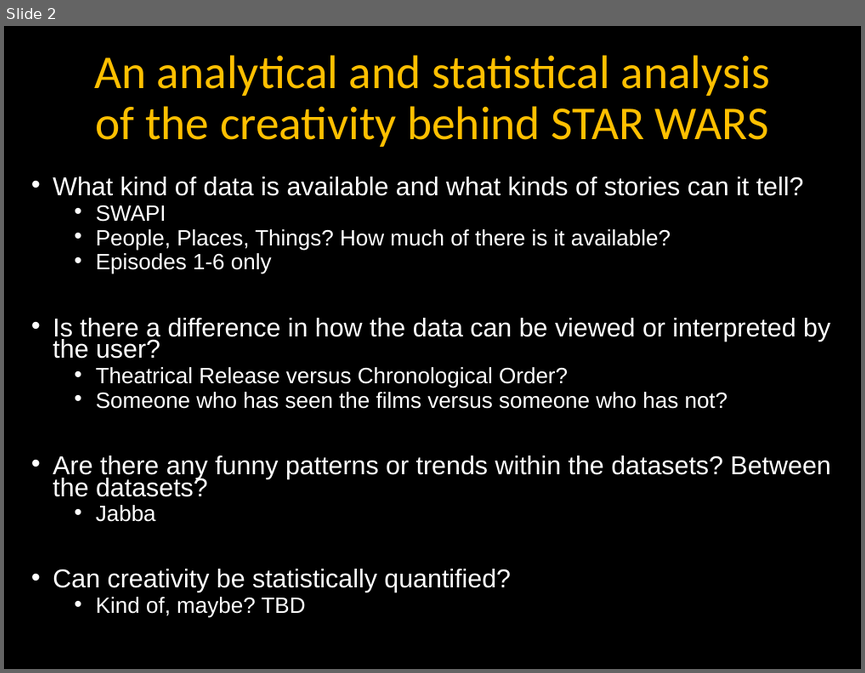
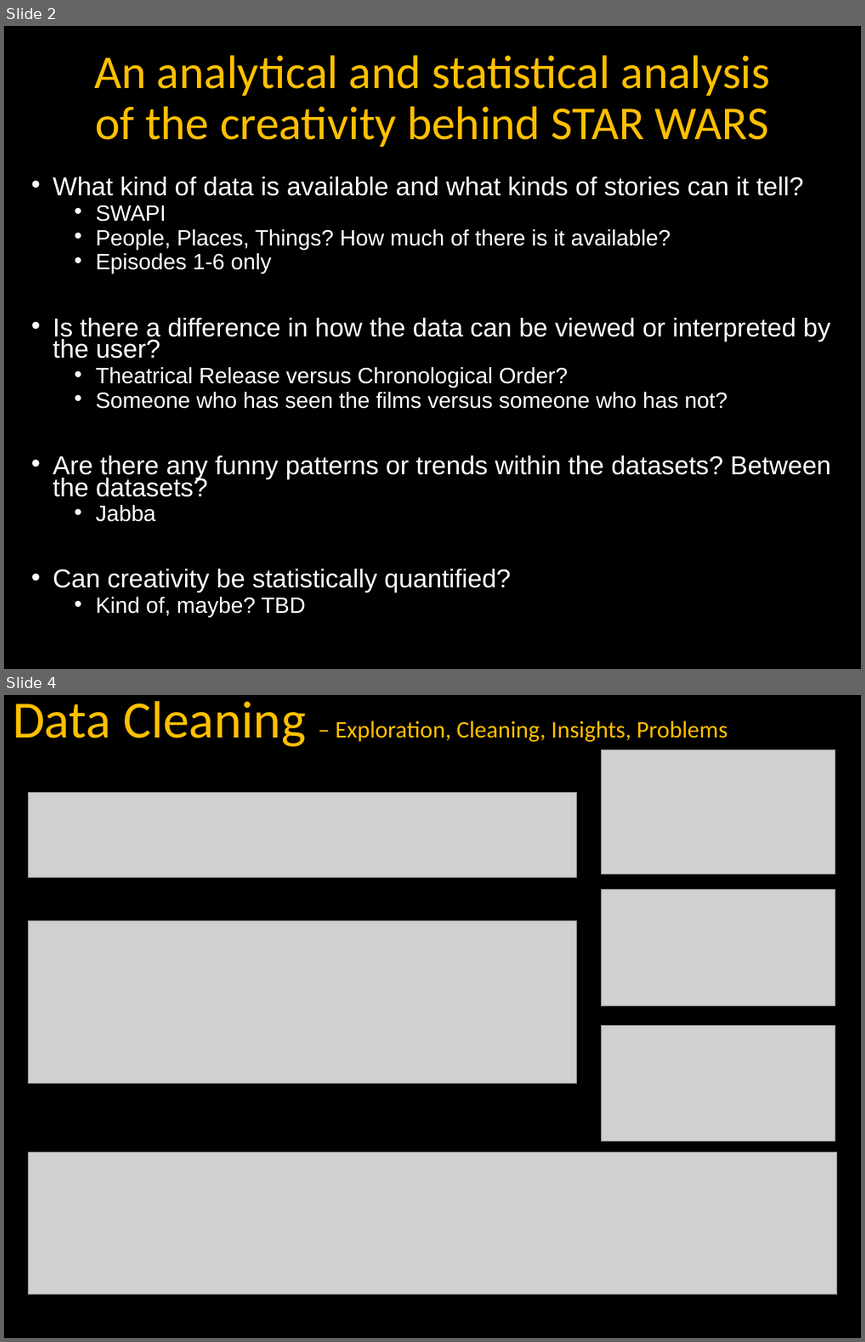
Before and after one commit to rkirsten88/Project1_RutgersBootCamp, a slide deck: STAR_WARS/Presentation.pptx. Shown one above the other, each under a label of ours: slide 2 before the commit, slides 2 and 4 after it; the slides between them are not shown. The pictures are 865x673 and 865x1342 pixels, drawn with LibreOffice and Linux fonts; fonts in the diff are those of the drawing; grey boxes stand for pictures; background and template pictures are left out. Boxes give left, top, right and bottom in pixels: in the first picture for what was removed or moved away, otherwise in the second. Text is boxed around its words. In the diff, an @@ line names an element or a change of style, - is before the commit and + after.

Commit message:
updated presentation & figures, fixed formattings

```diff
--- a/STAR_WARS/Presentation.pptx
+++ b/STAR_WARS/Presentation.pptx
@@ slide 4 added at (4, 695, 861, 1338), background picture (left out) @@
@@ title added at (12, 701, 727, 747), 20 pt, text #FFC000 @@
+Data Cleaning – Exploration, Cleaning, Insights, Problems
@@ picture added at (602, 750, 835, 874) @@
@@ picture added at (28, 792, 577, 877) @@
@@ picture added at (602, 890, 835, 1006) @@
@@ picture added at (28, 920, 577, 1083) @@
@@ picture added at (602, 1026, 835, 1141) @@
@@ picture added at (28, 1151, 837, 1294) @@
```
Also in this commit, not shown: 4 slides changed, 4 other slides added, 7 slides removed, 6 other files.
